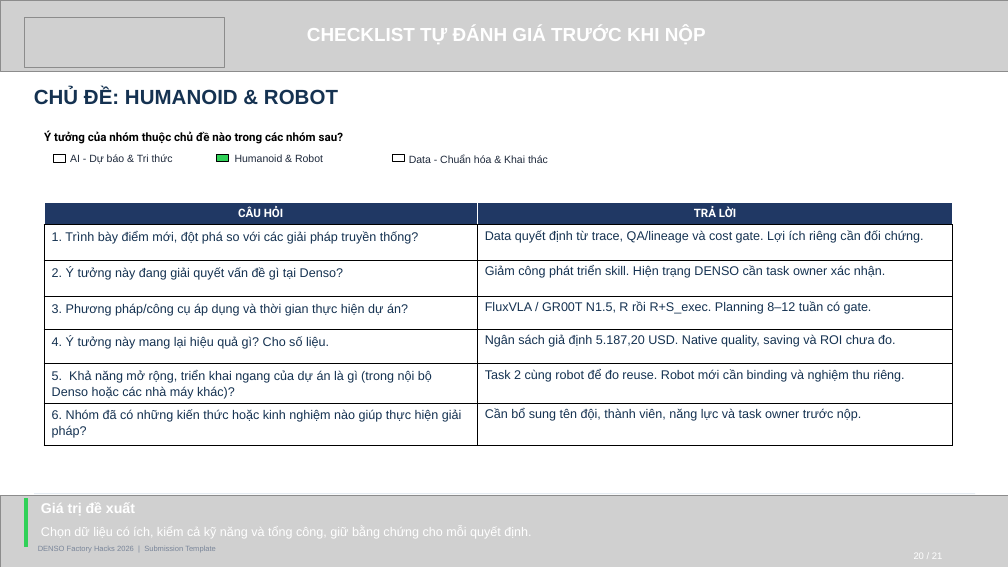
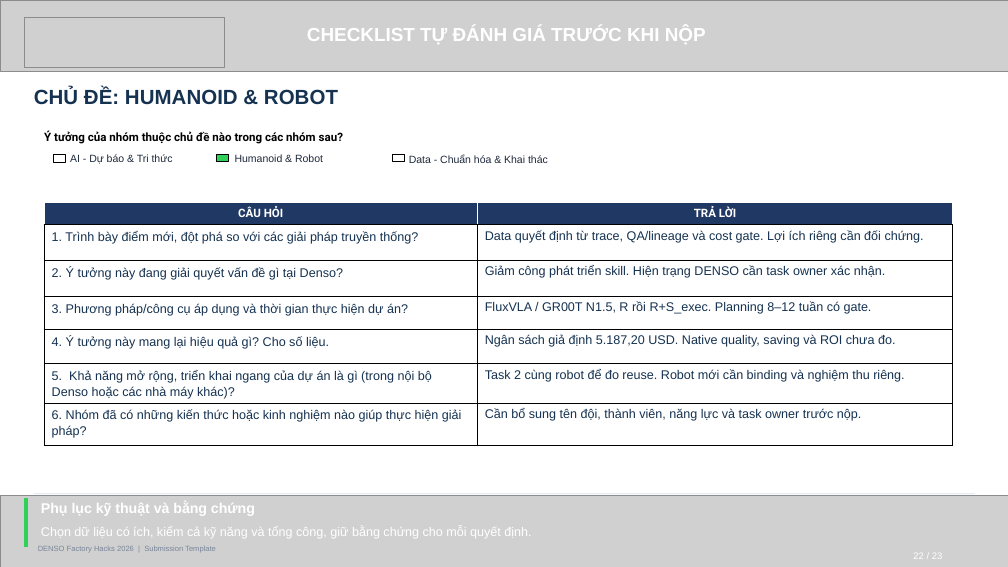
Before and after one commit to hiwe0305/denso-challenge, a slide deck: slide 22 of deliverables/DENSO-Humanoid-Data-Flywheel-2026.pptx (slide 20 before the commit). Drawn at 1008x567 pixels with LibreOffice and Linux fonts; fonts in the diff are those of the drawing; grey boxes stand for pictures. Boxes give left, top, right and bottom in pixels: in the first picture for what was removed or moved away, otherwise in the second. Text is boxed around its words. In the diff, an @@ line names an element or a change of style, - is before the commit and + after.

```diff
--- a/deliverables/DENSO-Humanoid-Data-Flywheel-2026.pptx
+++ b/deliverables/DENSO-Humanoid-Data-Flywheel-2026.pptx
@@ text at <box>41,503,255,516</box>: text changed @@
-Giá trị đề xuất
+Phụ lục kỹ thuật và bằng chứng
```
Also in this commit, not shown: 13 other slides changed, 9 slides added, 7 slides removed, 8 other files.
